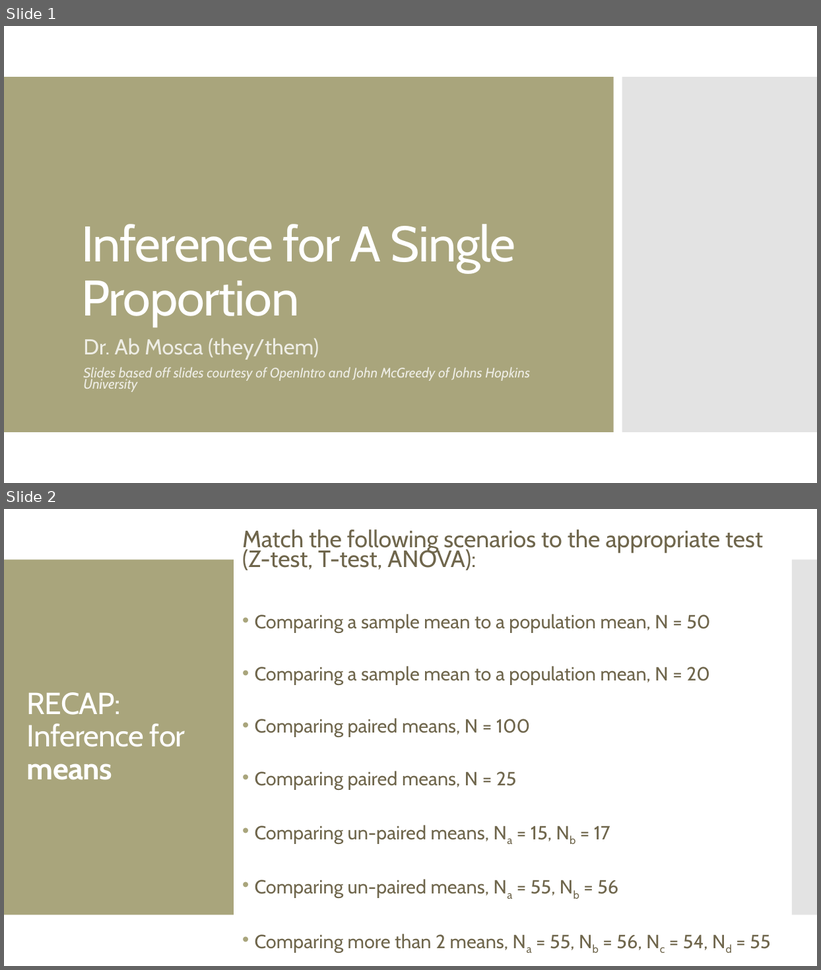
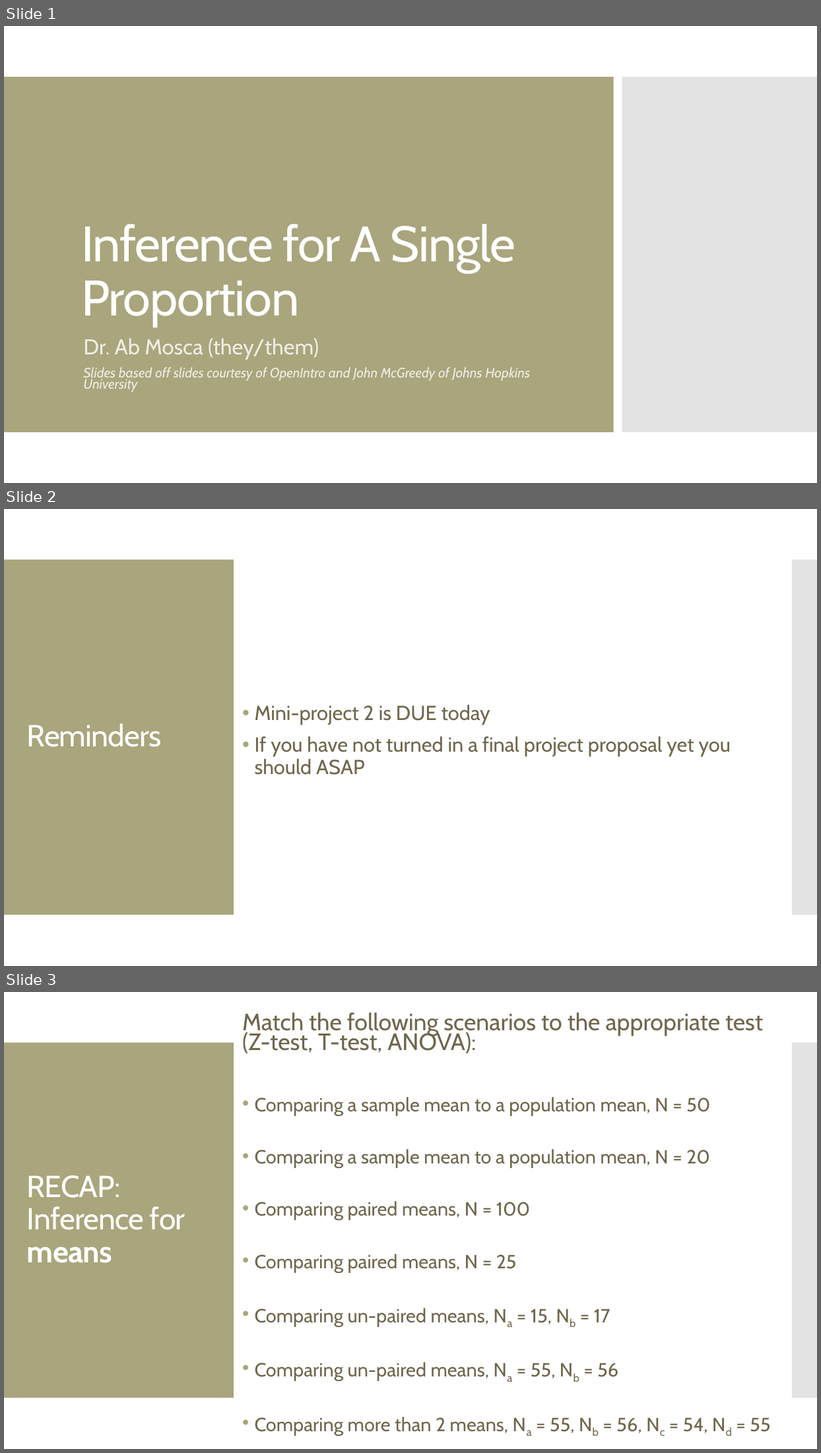
Before and after one commit to amosca01/MATH108-F23, a slide deck: slides/15-single-proportion.pptx. Shown one above the other, each under a label of ours: slides 1 and 2 before the commit, slides 1, 2 and 3 after it. The pictures are 821x970 and 821x1453 pixels, drawn with LibreOffice and Linux fonts; fonts in the diff are those of the drawing. Boxes give left, top, right and bottom in pixels: in the first picture for what was removed or moved away, otherwise in the second. Text is boxed around its words. In the diff, an @@ line names an element or a change of style, - is before the commit and + after.

```diff
--- a/slides/15-single-proportion.pptx
+++ b/slides/15-single-proportion.pptx
@@ slide 2 added at (4, 509, 817, 966), background #FFFFFF; not listed: 2 template elements that a slide beside it also shows @@
@@ text added at (255, 705, 731, 775), 24 pt, text #6F664C @@
+• Mini-project 2 is DUE today
+• If you have not turned in a final project proposal yet you should ASAP
@@ title added at (27, 723, 162, 747), 36 pt, text #FFFFFF @@
+Reminders
@@ what was slide 2 is now slide 3 @@
```
Also in this commit, not shown: 2 slides changed, 1 other file.
